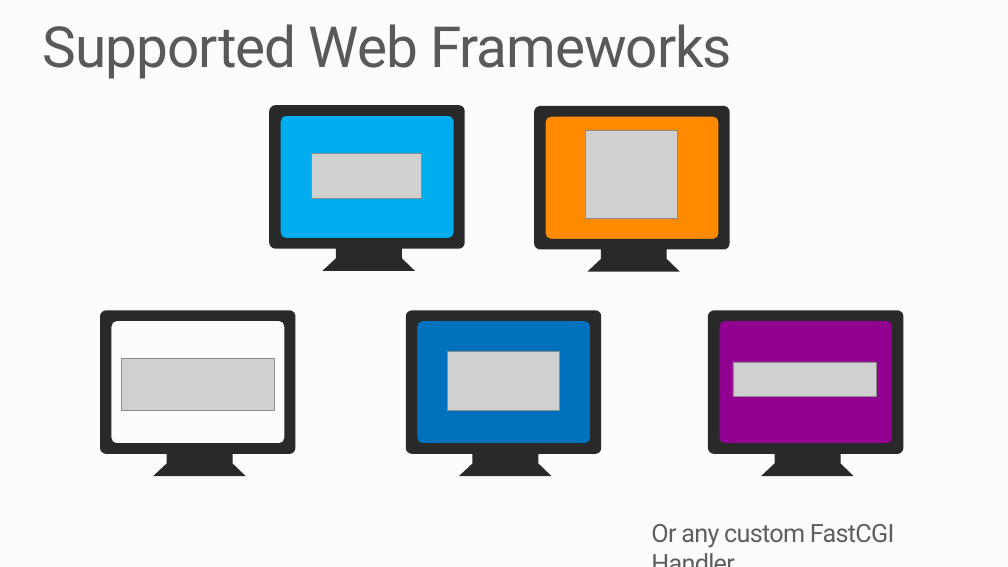
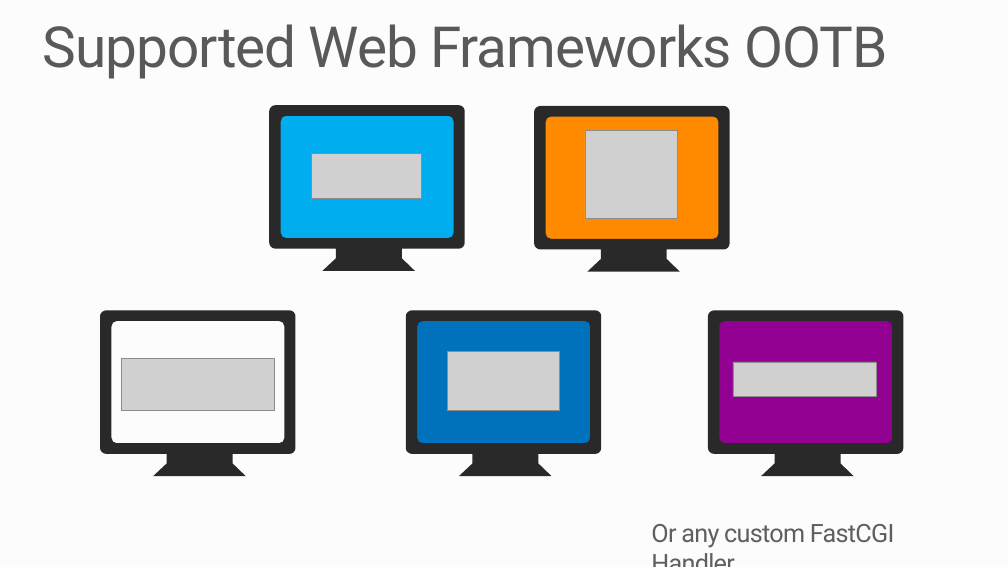
Before and after one commit to robdmoore/AzureWebAppsPresentation, a slide deck: slide 6 of Presentation.pptx. Drawn at 1008x567 pixels with LibreOffice and Linux fonts; fonts in the diff are those of the drawing; grey boxes stand for pictures; background and template pictures are left out. Boxes give left, top, right and bottom in pixels: in the first picture for what was removed or moved away, otherwise in the second. Text is boxed around its words. In the diff, an @@ line names an element or a change of style, - is before the commit and + after.

```diff
--- a/Presentation.pptx
+++ b/Presentation.pptx
@@ title at <box>43,24,887,79</box>: text changed @@
-Supported Web Frameworks
+Supported Web Frameworks OOTB
```
Also in this commit, not shown: 16 other slides changed, 14 slides added, 3 slides removed.
